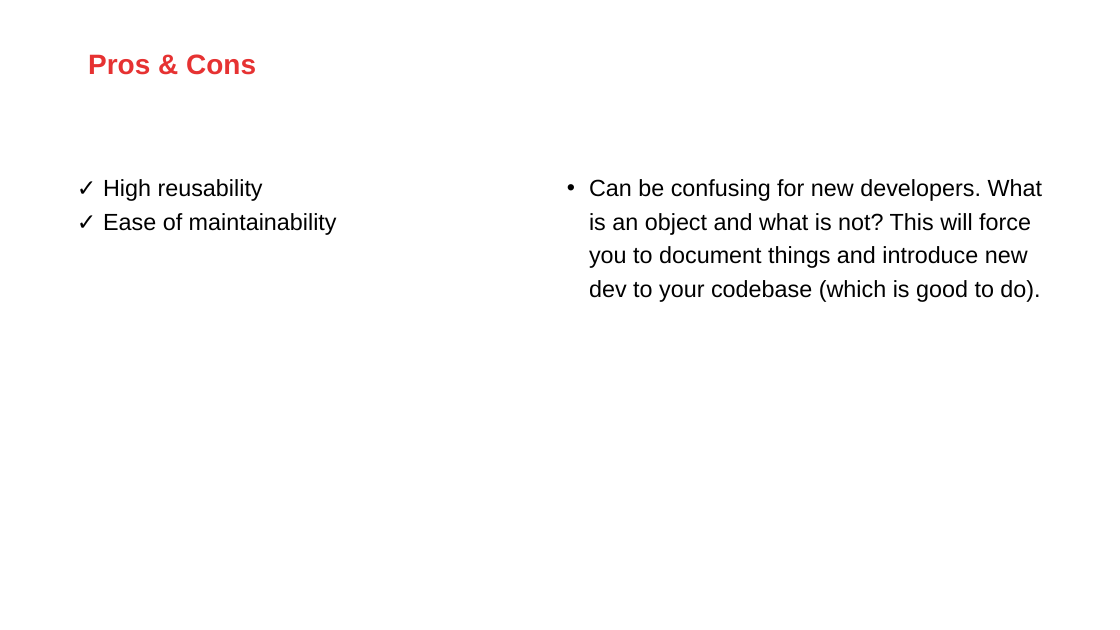
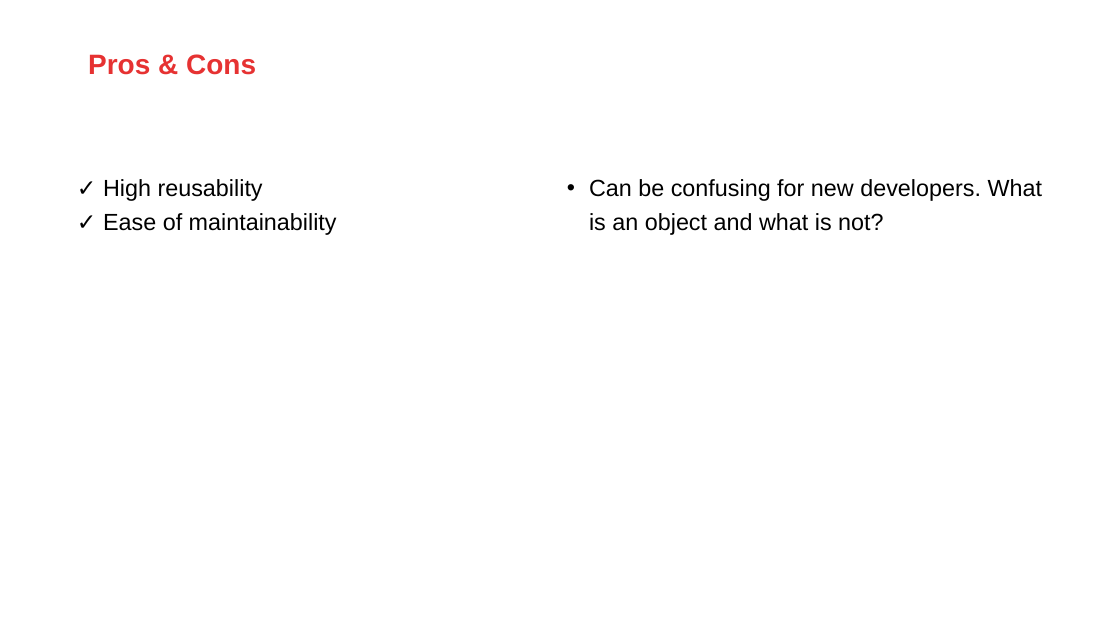
Before and after one commit to AMIS-Services/sig-css-architecture, a slide deck: slide 36 of SIG_CSS_Architecture.pptx (slide 32 before the commit). Drawn at 1120x630 pixels with LibreOffice and Linux fonts; fonts in the diff are those of the drawing; background and template pictures are left out. Boxes give left, top, right and bottom in pixels: in the first picture for what was removed or moved away, otherwise in the second. Text is boxed around its words. In the diff, an @@ line names an element or a change of style, - is before the commit and + after.

```diff
--- a/SIG_CSS_Architecture.pptx
+++ b/SIG_CSS_Architecture.pptx
@@ text at (589,179,1042,235): text changed @@
-• Can be confusing for new developers. What is an object and what is not? This will force you to document things and introduce new dev to your codebase (which is good to do).
+• Can be confusing for new developers. What is an object and what is not?
```
Also in this commit, not shown: 6 other slides changed, 6 slides added, 2 slides removed.
